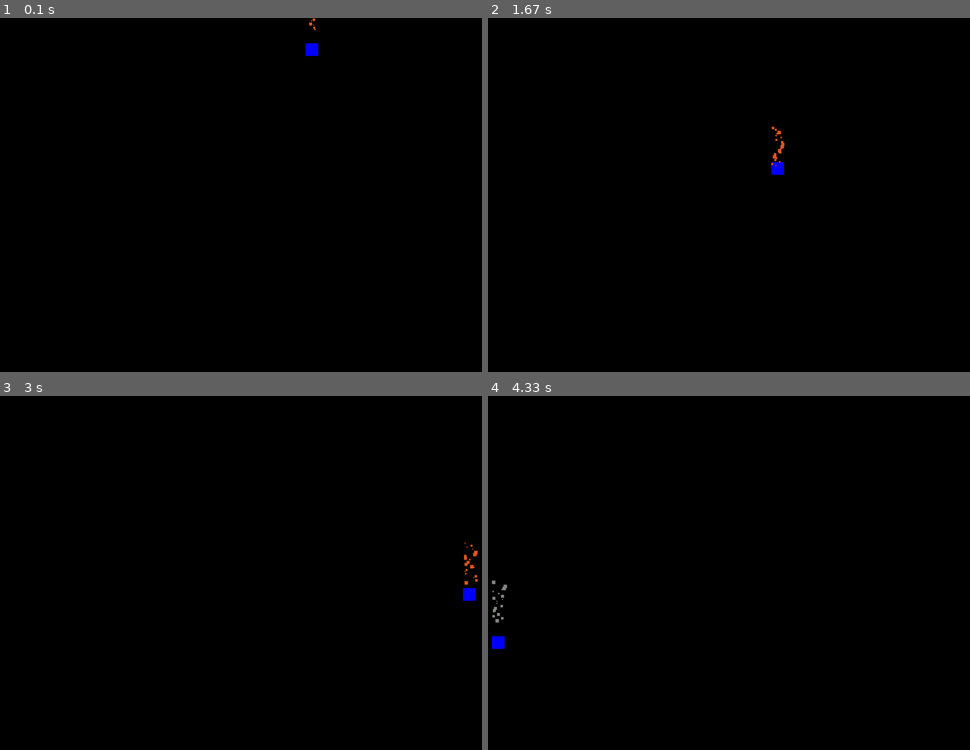
Above: before the commit, frames 1-4 (two rows, left to right).
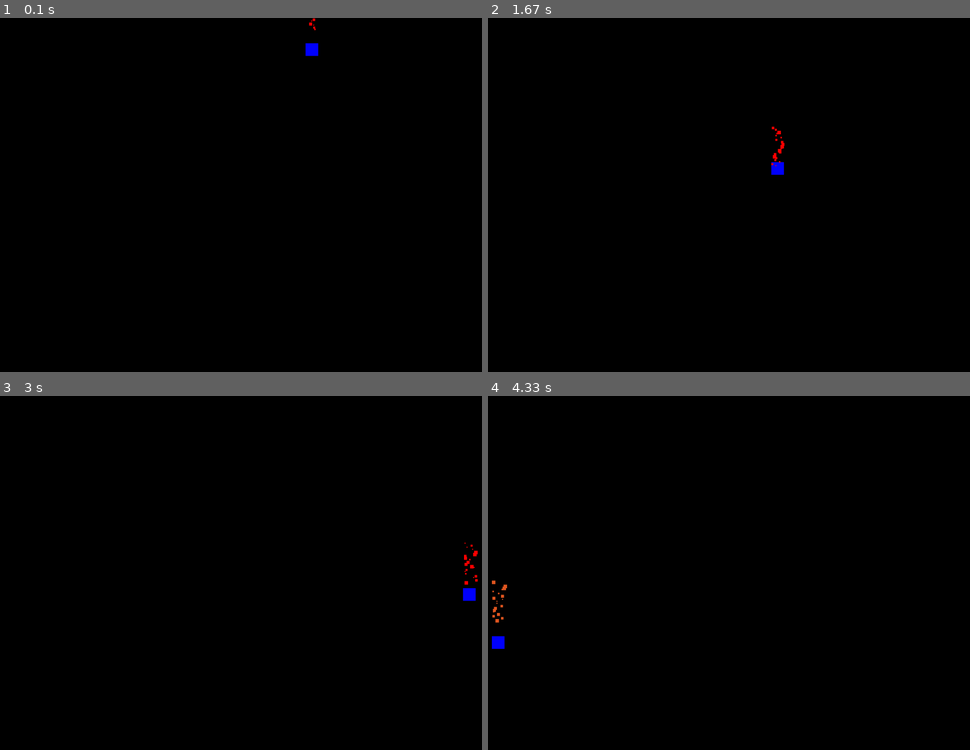
Above: after the commit, the same moments.

Repository: Manan-200/Python
Game: pygame game, started from Random_programs/fire_particles.py
Two runs of this game, one before a commit and one after it. Both use one fixed random seed, a clock stepped at 60 frames per second and the inputs below.
Inputs:
- Up to frame 1 (0.1 s): no input
- Up to frame 2 (1.67 s): no input
- Up to frame 3 (3 s): no input
- Up to frame 4 (4.33 s): no input

The runs differ from the first frame. In frame 1, less than 0.1% of the frame differs, in the area x 64-66%, y 0-4%; in frame 2, less than 0.1%; in frame 3, less than 0.1%; in frame 4, less than 0.1%, in the area x 0-4%, y 52-64%.

Commit message:
Added code

Diff:
--- a/Random_programs/fire_particles.py
+++ b/Random_programs/fire_particles.py
@@ -22,9 +22,10 @@
 
     def draw(self):
         if self.time < max_time/2 * fps + 4:
+            self.color = (255, 0, 0)
+        if self.time > max_time/2 * fps + 4:
+            #self.color = (132, 136, 132)
             self.color = (226, 88, 34)
-        if self.time > max_time/2 * fps + 4:
-            self.color = (132, 136, 132)
         self.time += 1
         particle_h = random.randrange(2, 8)
         particle_w = particle_h
